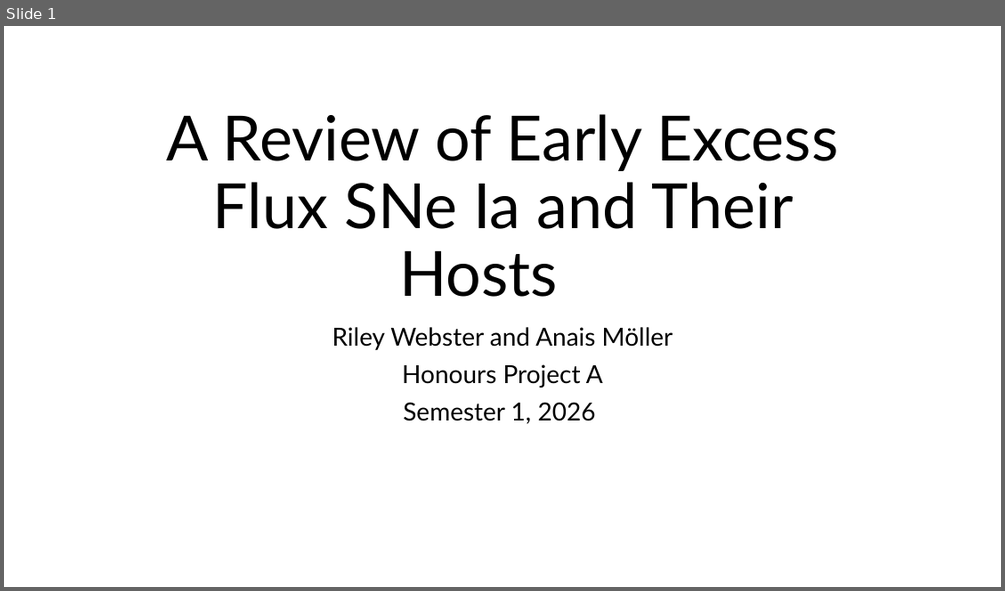
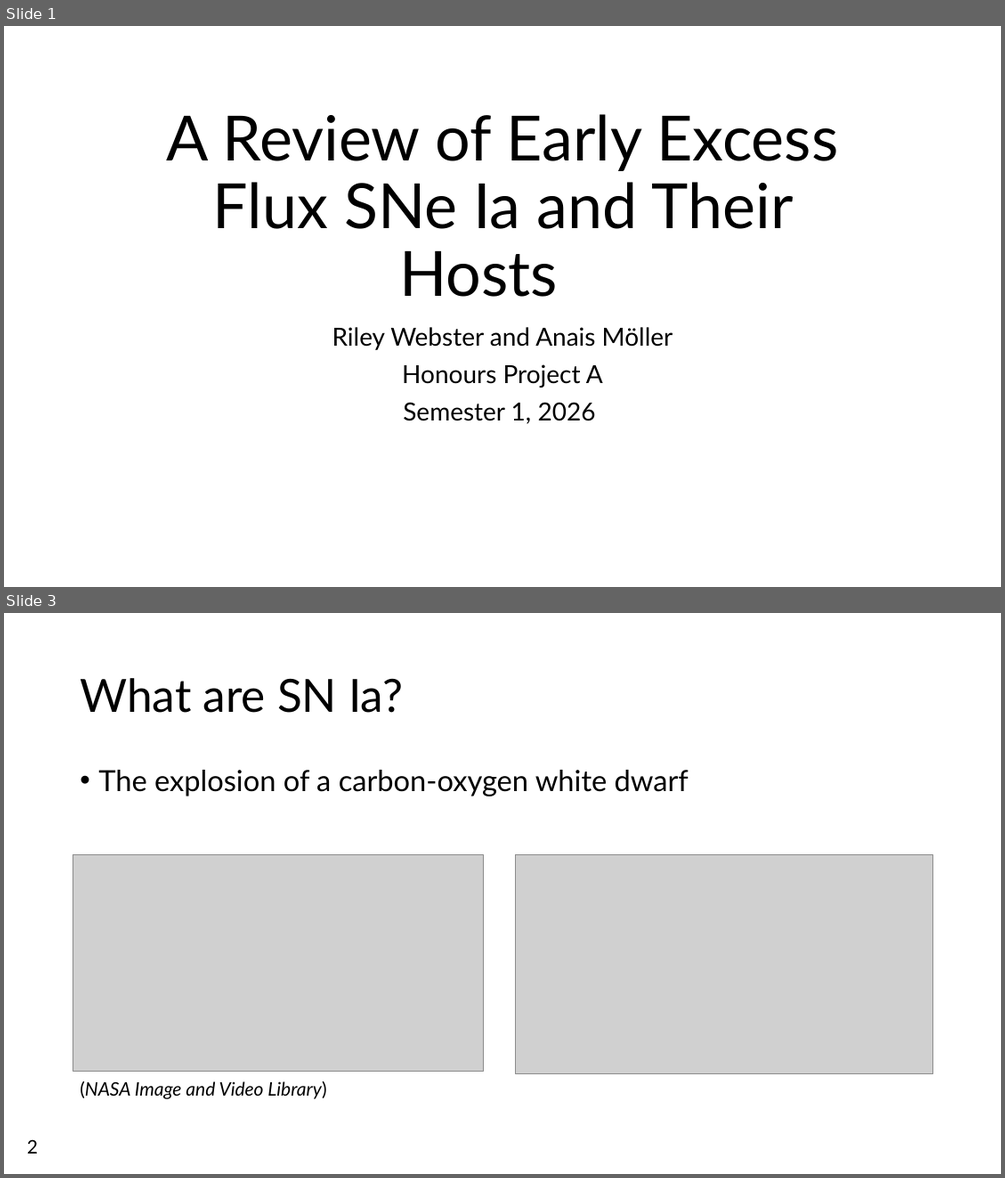
Before and after one commit to Webd0g/Honours_Project, a slide deck: Oral_presentation/Oral_Presentation.pptx. Shown one above the other, each under a label of ours: slide 1 before the commit, slides 1 and 3 after it; the slides between them are not shown. The pictures are 1005x591 and 1005x1178 pixels, drawn with LibreOffice and Linux fonts; fonts in the diff are those of the drawing; grey boxes stand for pictures; background and template pictures are left out. Boxes give left, top, right and bottom in pixels: in the first picture for what was removed or moved away, otherwise in the second. Text is boxed around its words. In the diff, an @@ line names an element or a change of style, - is before the commit and + after.

```diff
--- a/Oral_presentation/Oral_Presentation.pptx
+++ b/Oral_presentation/Oral_Presentation.pptx
@@ slide 3 added at <box>4,613,1001,1174</box>, background picture (left out) @@
@@ title added at <box>80,678,403,713</box>, 44 pt, text #000000 @@
+What are SN Ia?
@@ text added at <box>98,770,688,796</box>, 28 pt, text #000000 @@
+• The explosion of a carbon-oxygen white dwarf
@@ picture added at <box>73,854,484,1070</box> @@
@@ picture added at <box>516,854,933,1074</box> @@
@@ text added at <box>80,1081,326,1099</box>, 18 pt, text #000000, italic @@
+(NASA Image and Video Library)
@@ text added at <box>27,1139,38,1153</box>, 18 pt, text #000000 @@
+2
```
Also in this commit, not shown: 4 slides changed, 3 other slides added, 8 slides removed, 12 other files.
